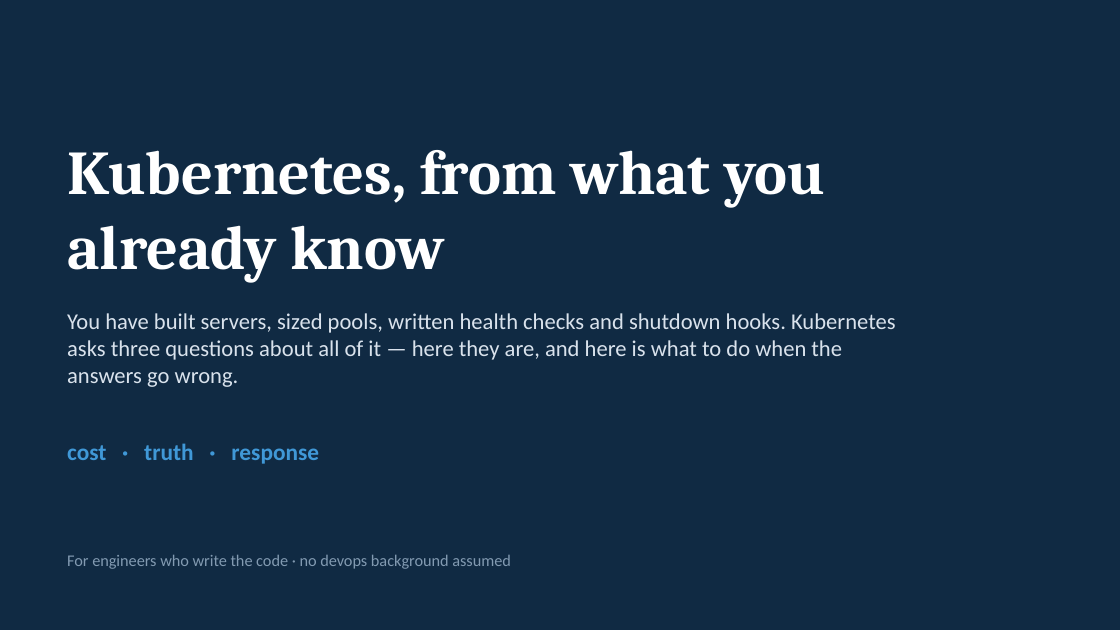
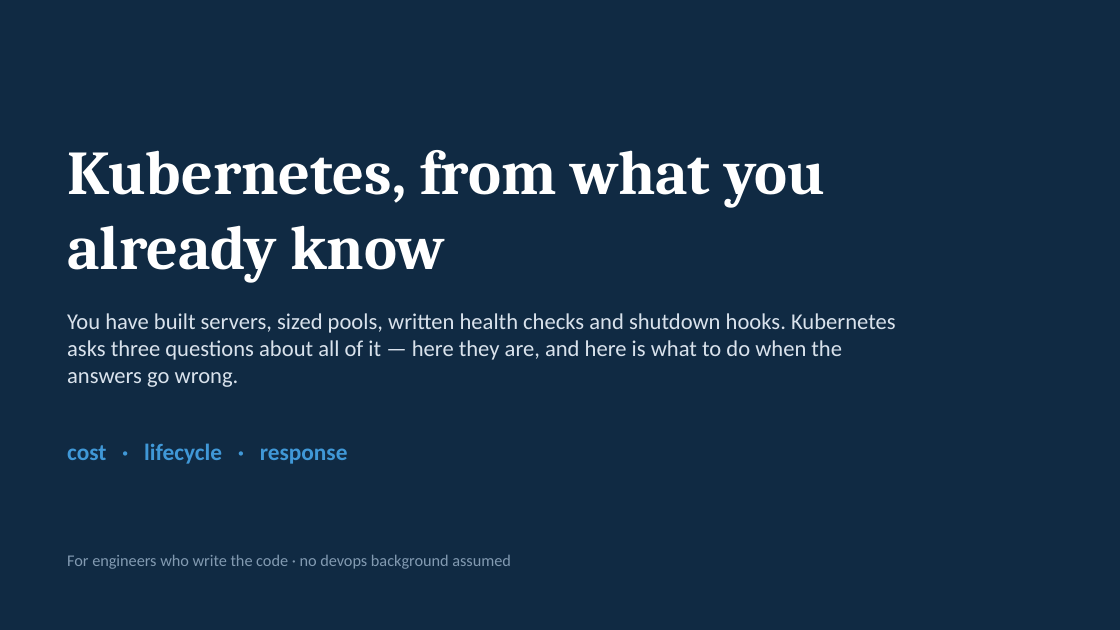
Before and after one commit to jamiegunn/k8s_soup_to_nuts, a slide deck: slide 1 of presentation/k8s-for-developers.pptx. Drawn at 1120x630 pixels with LibreOffice and Linux fonts; fonts in the diff are those of the drawing. Boxes give left, top, right and bottom in pixels: in the first picture for what was removed or moved away, otherwise in the second. Text is boxed around its words. In the diff, an @@ line names an element or a change of style, - is before the commit and + after.

```diff
--- a/presentation/k8s-for-developers.pptx
+++ b/presentation/k8s-for-developers.pptx
@@ text at [67,443,348,464]: text changed @@
-cost · truth · response
+cost · lifecycle · response
```
Also in this commit, not shown: 2 other slides changed, 5 other files.
